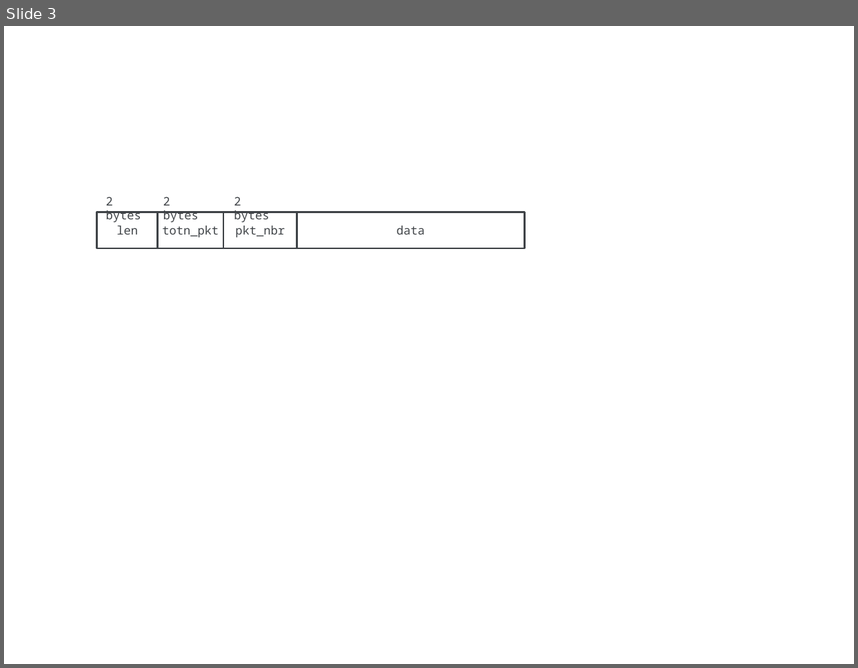
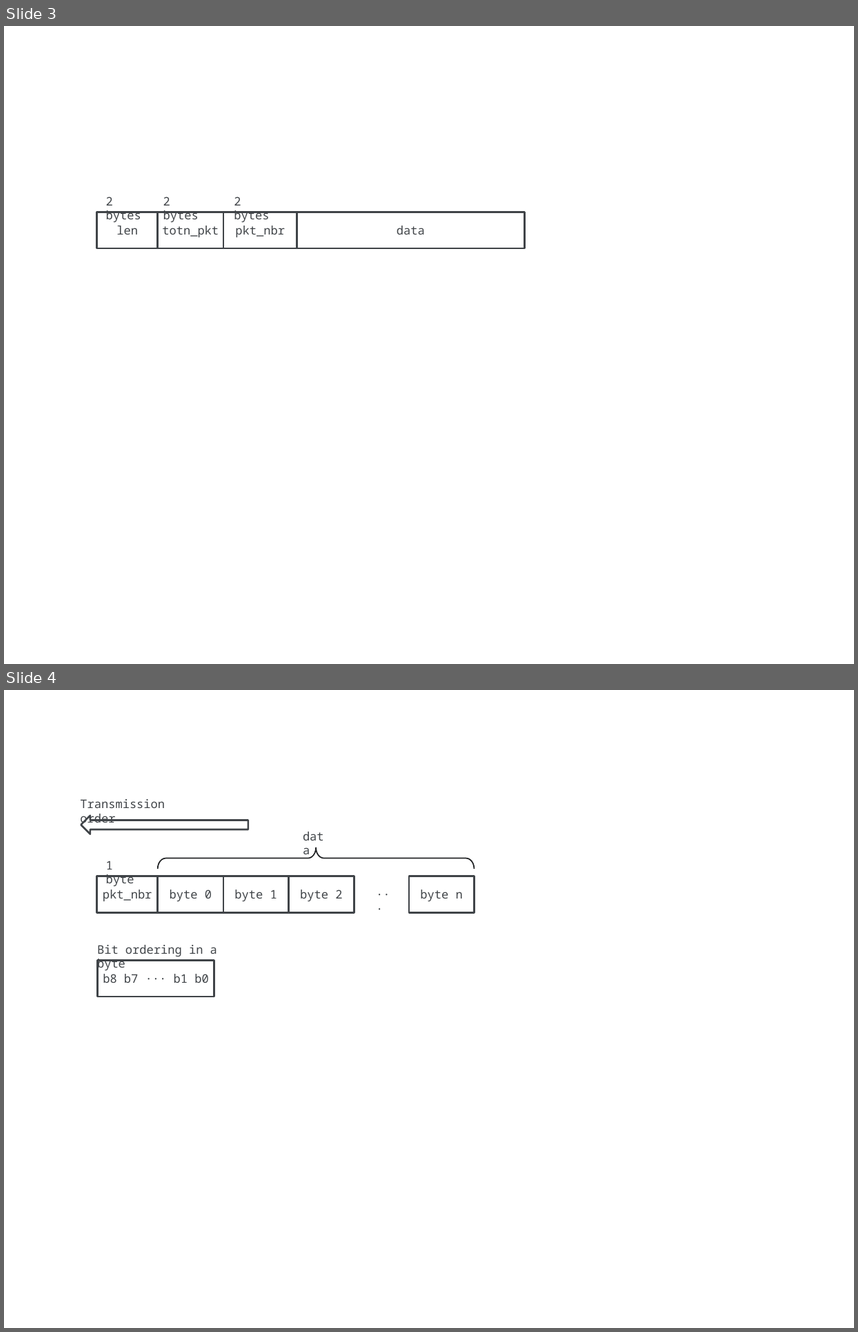
Before and after one commit to fidesmo/apdu-over-ble, a slide deck: resources/figures.pptx. Shown one above the other, each under a label of ours: slide 3 before the commit, slides 3 and 4 after it. The pictures are 858x668 and 858x1332 pixels, drawn with LibreOffice and Linux fonts; fonts in the diff are those of the drawing. Boxes give left, top, right and bottom in pixels: in the first picture for what was removed or moved away, otherwise in the second. Text is boxed around its words. In the diff, an @@ line names an element or a change of style, - is before the commit and + after.

Commit message:
Simplifications and improvements to the protocol: - Removed unnecessary fields from the fragments - Added retry policy for fragments - Specified endianess on sequence and byte level - Enhanced example sequence diagram

```diff
--- a/resources/figures.pptx
+++ b/resources/figures.pptx
@@ slide 4 added at [4, 690, 854, 1328], background #FFFFFF @@
@@ text added at [80, 799, 165, 826], 10 pt, text #404448 @@
+Transmission order
@@ left arrow added at [81, 816, 248, 834], outline #404448 1.5 pt @@
@@ text added at [294, 825, 338, 847], 10 pt, text #404448 @@
+data
@@ left brace added at [159, 848, 475, 869], outline #202224 1 pt @@
@@ text added at [106, 861, 134, 886], 10 pt, text #404448 @@
+1 byte
@@ rectangle added at [96, 876, 157, 913], outline #404448 1.5 pt, 10 pt, text #404448 @@
+pkt_nbr
@@ rectangle added at [158, 876, 223, 913], outline #404448 1.5 pt, 10 pt, text #404448 @@
+byte 0
@@ rectangle added at [223, 876, 289, 913], outline #404448 1.5 pt, 10 pt, text #404448 @@
+byte 1
@@ rectangle added at [289, 876, 355, 913], outline #404448 1.5 pt, 10 pt, text #404448 @@
+byte 2
@@ text added at [368, 883, 404, 906], 10 pt, text #404448 @@
+···
@@ rectangle added at [410, 876, 475, 913], outline #404448 1.5 pt, 10 pt, text #404448 @@
+byte n
@@ text added at [97, 945, 217, 972], 10 pt, text #404448 @@
+Bit ordering in a byte
@@ rectangle added at [98, 960, 214, 997], outline #404448 1.5 pt, 10 pt, text #404448 @@
+b8 b7 ··· b1 b0
```
Also in this commit, not shown: 4 other files.
